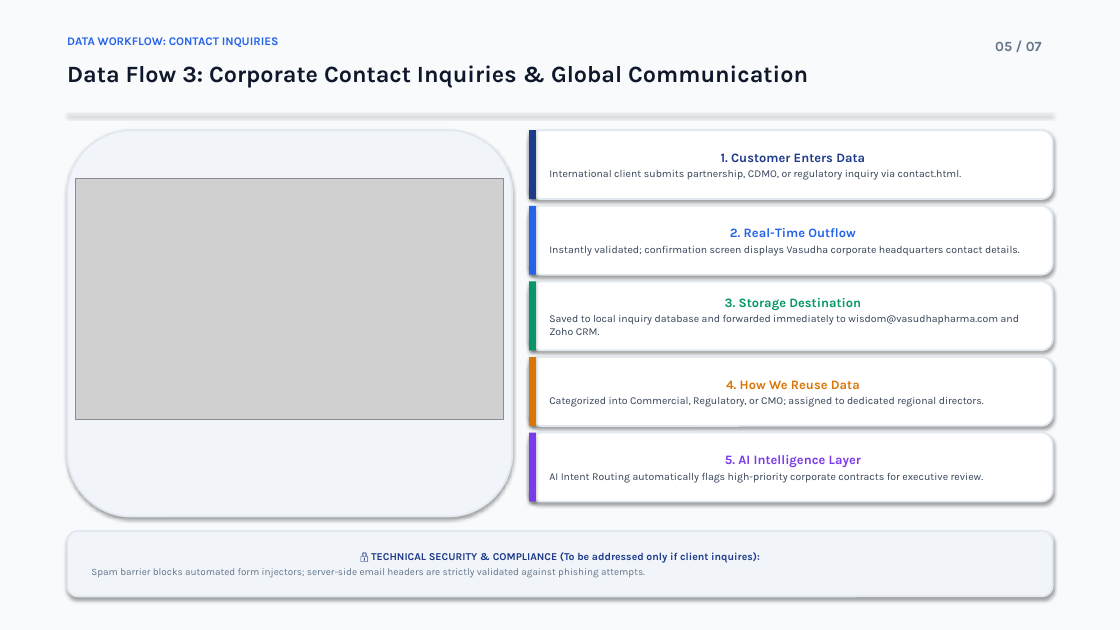
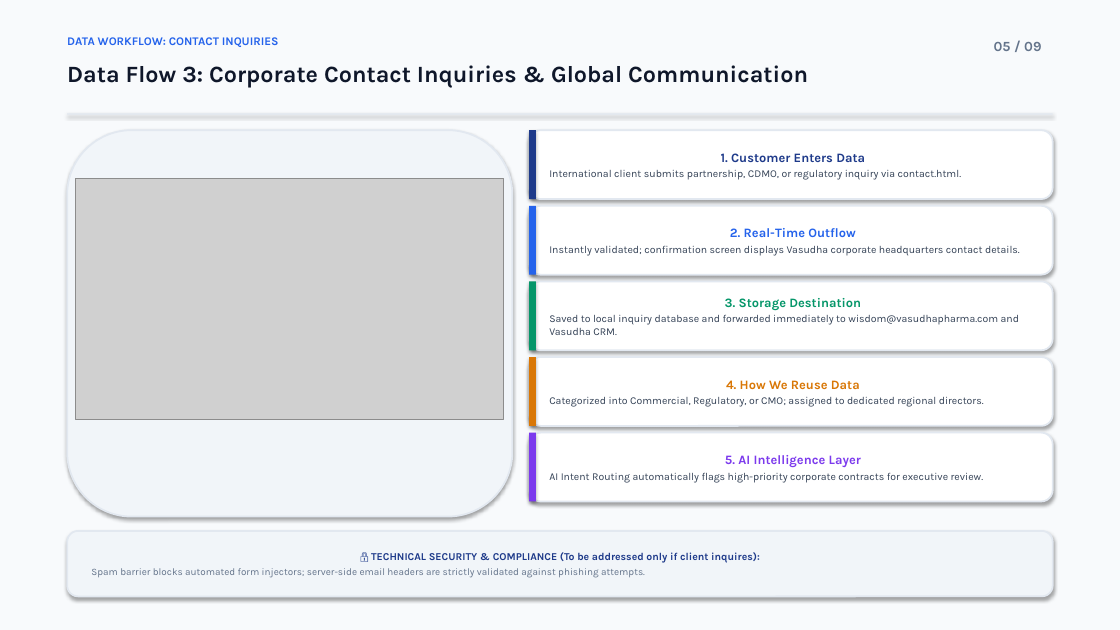
Before and after one commit to saikrishna-bethamcharla/vasudhapharma-green, a slide deck: slide 5 of Vasudha_Pharma_Corporate_Presentation.pptx. Drawn at 1120x630 pixels with LibreOffice and Linux fonts; fonts in the diff are those of the drawing; grey boxes stand for pictures. Boxes give left, top, right and bottom in pixels: in the first picture for what was removed or moved away, otherwise in the second. Text is boxed around its words. In the diff, an @@ line names an element or a change of style, - is before the commit and + after.

```diff
--- a/Vasudha_Pharma_Corporate_Presentation.pptx
+++ b/Vasudha_Pharma_Corporate_Presentation.pptx
@@ text at (994,42,1041,51): text changed @@
-05 / 07
+05 / 09
@@ text in rounded rectangle at (549,315,1019,335): text changed @@
-Saved to local inquiry database and forwarded immediately to wisdom@vasudhapharma.com and Zoho CRM.
+Saved to local inquiry database and forwarded immediately to wisdom@vasudhapharma.com and Vasudha CRM.
```
Also in this commit, not shown: 5 other slides changed, 2 slides added, 5 other files.
